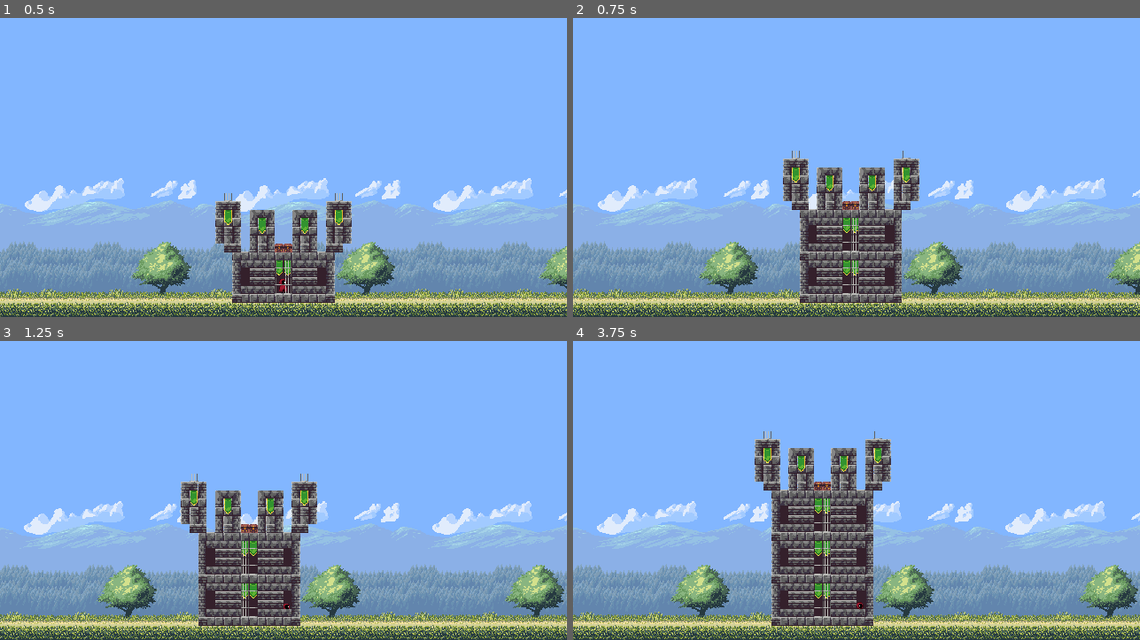
Above: before the commit, frames 1-4 (two rows, left to right).
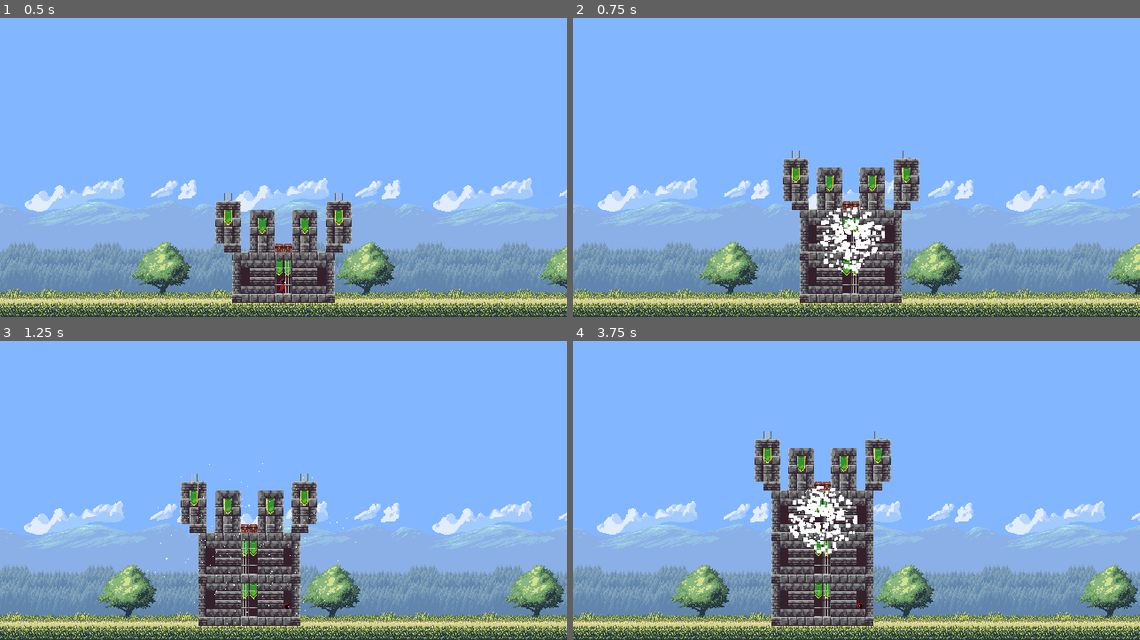
Above: after the commit, the same moments.

Repository: KeveenWong/towerism
Game: Godot game, scene res://scenes/main.tscn
The game is run twice, just before and just after one commit, with the same random seed, the same clock (stepped at 60 frames per second) and the same inputs.
Inputs (mouse positions are in pixels of both pictures, inside the frame that each line leads up to):
- Up to frame 1 (0.5 s): no input
- Up to frame 2 (0.75 s): tap Enter at 0.5 s; move the mouse to (981, 140) at 0.52 s; hold D (right) from 0.53 s (still down); hold ` (build_floor) from 0.53 s (still down)
- Up to frame 3 (1.25 s): keep holding D (right); keep holding ` (build_floor); tap Space (jump) at 0.77 s
- Up to frame 4 (3.75 s): move the mouse to (743, 496) at 1.27 s; release ` (build_floor) at 1.28 s; click (743, 496) at 1.35 s; tap Space (jump) at 1.52, 2, 3.02 s; move the mouse to (913, 409) at 2.02 s; release D (right) at 2.03 s; hold A (left) 2.03-2.78 s; hold Mouse wheel up (zoom_in) 2.03-2.78 s; move the mouse to (828, 544) at 2.77 s; hold D (right) from 2.78 s (still down); tap Mouse wheel down (zoom_out) at 2.85 s; move the mouse to (1026, 529) at 3.52 s; hold ` (build_floor) from 3.53 s (still down)

Frame 1 is identical in both runs. In frame 2, 0.9% of the frame differs, in the area x 43-55%, y 63-86%; in frame 3, less than 0.1%; in frame 4, 1.0%, in the area x 38-51%, y 48-72%.

Commit message:
added castle particles when building new floor

Diff:
--- a/scenes/Castle/castle.tscn
+++ b/scenes/Castle/castle.tscn
@@ -1,13 +1,15 @@
-[gd_scene load_steps=4 format=3 uid="uid://cfddndby1ecnx"]
+[gd_scene load_steps=5 format=3 uid="uid://cfddndby1ecnx"]
 
 [ext_resource type="Script" path="res://scripts/castle.gd" id="1_tpwo1"]
 [ext_resource type="PackedScene" uid="uid://b63xrtocpypx5" path="res://scenes/Castle/floor.tscn" id="2_asi6c"]
 [ext_resource type="PackedScene" uid="uid://commwmbqlcsjd" path="res://scenes/Castle/castle-top.tscn" id="3_eshcu"]
+[ext_resource type="PackedScene" uid="uid://vi6qia27ffsg" path="res://scenes/Particles/castle-particles.tscn" id="4_d1kr5"]
 
 [node name="Castle" type="Node2D"]
 script = ExtResource("1_tpwo1")
 floor_scene = ExtResource("2_asi6c")
 castle_top_scene = ExtResource("3_eshcu")
+smoke_effect_scene = ExtResource("4_d1kr5")
 
 [node name="FloorContainer" type="Node2D" parent="."]
 
--- a/scenes/Particles/castle-particles.tscn
+++ b/scenes/Particles/castle-particles.tscn
@@ -1,5 +1,25 @@
-[gd_scene format=3 uid="uid://vi6qia27ffsg"]
+[gd_scene load_steps=3 format=3 uid="uid://vi6qia27ffsg"]
 
-[node name="Castle-particles" type="Node2D"]
+[ext_resource type="Script" path="res://scenes/Particles/cpu_particles_2d.gd" id="1_7bagp"]
 
-[node name="AnimatedSprite2D" type="AnimatedSprite2D" parent="."]
+[sub_resource type="Curve" id="Curve_383kd"]
+_data = [Vector2(0, 1), 0.0, 0.0, 0, 0, Vector2(1, 0), 0.0, 0.0, 0, 0]
+point_count = 2
+
+[node name="Node2D" type="CPUParticles2D"]
+z_index = 2
+emitting = false
+amount = 250
+explosiveness = 1.0
+spread = 180.0
+gravity = Vector2(0, 0)
+initial_velocity_min = 50.0
+initial_velocity_max = 291.92
+scale_amount_min = 2.0
+scale_amount_max = 10.0
+scale_amount_curve = SubResource("Curve_383kd")
+script = ExtResource("1_7bagp")
+
+[node name="Timer" type="Timer" parent="."]
+wait_time = 0.01
+one_shot = true
--- /dev/null
+++ b/scenes/Particles/cpu_particles_2d.gd
@@ -0,0 +1,21 @@
+extends CPUParticles2D
+
+@onready var timer = $Timer
+
+func _ready():
+	emitting = false
+	if timer:
+		timer.connect("timeout", Callable(self, "_on_timer_timeout"))
+	else:
+		print("Timer node not found!")
+
+func start_effect():
+	emitting = true
+	if timer:
+		timer.start()
+		print("time started")
+	else:
+		print("Timer not found, effect may not stop automatically")
+
+func _on_timer_timeout():
+	emitting = false
--- a/scripts/castle.gd
+++ b/scripts/castle.gd
@@ -18,7 +18,9 @@
 @onready var floor_container = $FloorContainer
 @export var floor_scene: PackedScene
 @export var castle_top_scene: PackedScene
+@export var smoke_effect_scene: PackedScene
 var castle_top_instance: Node = null
+var initial_setup_complete = false
 
 func _ready():
 	# Clear any existing floors and castle top that might be in the scene
@@ -30,6 +32,8 @@
 
 	# Add the castle top
 	add_castle_top()
+
+	initial_setup_complete = true
 
 func add_floor(level: int):
 	if level in floors:
@@ -50,6 +54,10 @@
 
 	assert(floor.instance.has_node("PlayerSpawnPoint"), "Floor scene is missing PlayerSpawnPoint!")
 
+	# Play smoke effect
+	play_smoke_effect(floor.instance.position)
+	print("Floor ", floor.level, " position: ", floor.instance.global_position)  # Debug print
+
 func add_castle_top():
 	if castle_top_instance:
 		castle_top_instance.queue_free()
@@ -58,12 +66,39 @@
 	add_child(castle_top_instance)
 	update_castle_top_position()
 
+	# Play smoke effect for castle top
+	play_smoke_effect(Vector2(0, castle_top_instance.position.y - floor_container.position.y))
+
+
+func play_smoke_effect(position: Vector2):
+	if smoke_effect_scene:
+		var smoke = smoke_effect_scene.instantiate()
+		add_child(smoke)
+
+		# Calculate global position based on the floor_container's global position
+		var global_pos = floor_container.global_position + position
+
+		# Adjust for any offset in your smoke effect scene
+		var smoke_offset = Vector2(0, -FLOOR_HEIGHT / 2)  # Adjust this if needed
+
+		smoke.global_position = global_pos + smoke_offset
+
+		print("Smoke effect created at global position: ", smoke.global_position)  # Debug print
+
+		if smoke.has_method("start_effect") and initial_setup_complete:
+			smoke.start_effect()
+		else:
+			print("start_effect method not found on smoke effect!")
+	else:
+		print("Smoke effect scene is not set!")  # Debug print
+
 func update_castle_top_position():
 	if castle_top_instance:
 		var highest_floor = floors.keys().max()
 		var top_position = -(highest_floor * FLOOR_HEIGHT)
 		castle_top_instance.position.y = top_position
-		print("Castle top position updated to: ", castle_top_instance.position)
+		print("Floor container global position: ", floor_container.global_position)
+		print("Castle top global position: ", castle_top_instance.global_position)
 
 func change_floor(to_level: int) -> bool:
 	if to_level not in floors:
